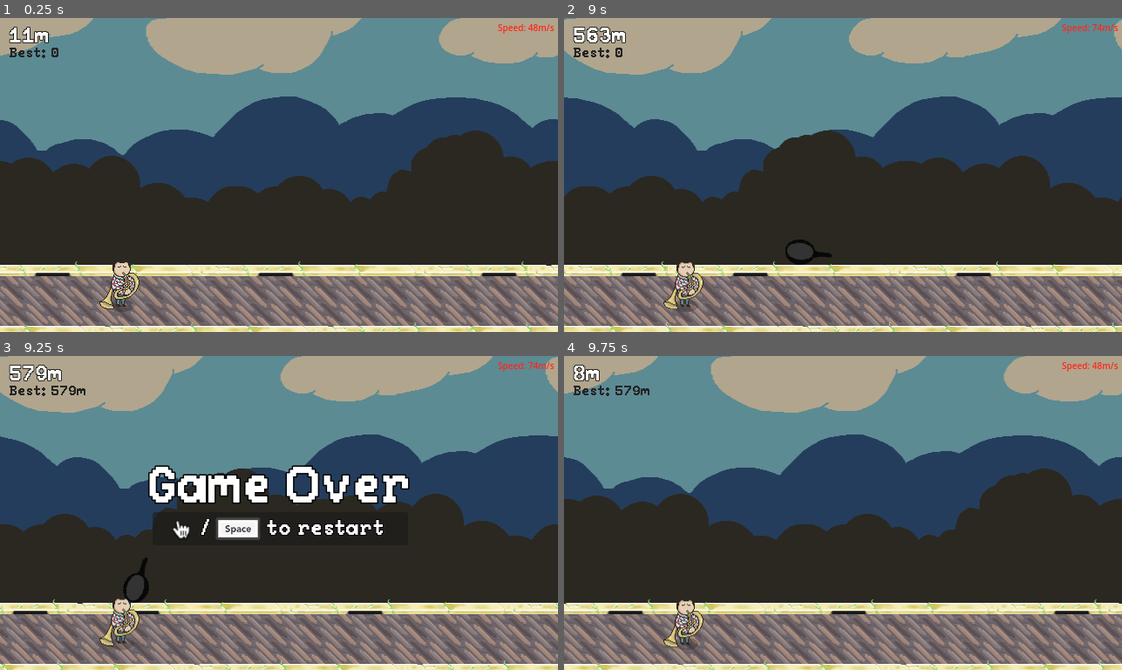
Above: before the commit, frames 1-4 (two rows, left to right).
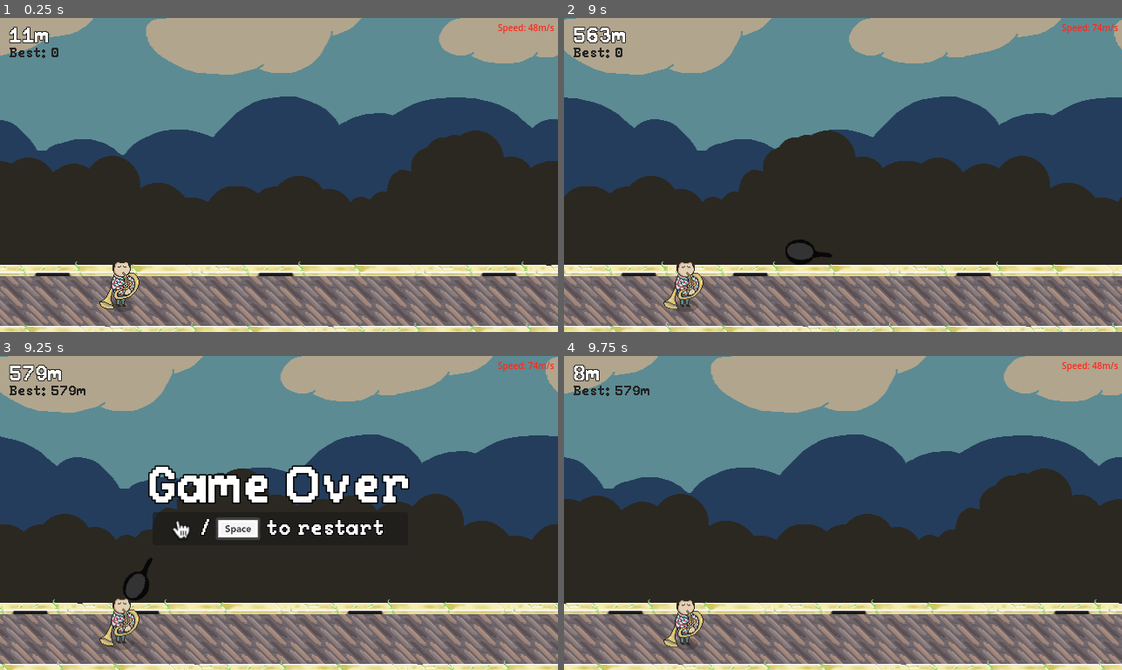
Above: after the commit, the same moments.

Repository: tiagonuneslx/the-sousaphone-guy
Game: Godot game, scene res://game.tscn
Two runs of this game, one before a commit and one after it. Both use one fixed random seed, a clock stepped at 60 frames per second and the inputs below.
Inputs (mouse positions are in pixels of both pictures, inside the frame that each line leads up to):
- Up to frame 1 (0.25 s): no input
- Up to frame 2 (9 s): move the mouse to (965, 159) at 0.52 s; tap Space (start) every 0.75 s from 0.6 to 8.85 s; click (965, 159) at 0.77 s; move the mouse to (731, 190) at 1.27 s; click (731, 190) at 1.52 s; move the mouse to (898, 105) at 2.02 s; move the mouse to (815, 237) at 2.77 s; click (815, 237) at 3.02 s; move the mouse to (1010, 222) at 3.52 s; click (1010, 222) at 3.77 s; move the mouse to (675, 127) at 4.27 s; click (675, 127) at 4.52 s; move the mouse to (870, 175) at 5.02 s; move the mouse to (759, 96) at 5.77 s; click (759, 96) at 6.02 s; move the mouse to (965, 159) at 6.52 s; click (965, 159) at 6.77 s; move the mouse to (731, 190) at 7.27 s; click (731, 190) at 7.52 s; move the mouse to (898, 105) at 8.02 s; move the mouse to (815, 237) at 8.77 s
- Up to frame 3 (9.25 s): click (251, 575) at 9.02 s
- Up to frame 4 (9.75 s): click (843, 528) at 9.5 s

Frames 1-2 are identical in both runs. In frame 3, 0.1% of the frame differs, in the area x 22-28%, y 64-79%; in frame 4, nothing differs.

Commit message:
Fixed ragdoll torque

Diff:
--- a/frying_pan_obstacle.gd
+++ b/frying_pan_obstacle.gd
@@ -1,8 +1,14 @@
 extends Node2D
 class_name FryingPanObstacle
 
+@onready var sprite: Sprite2D = $Sprite2D
+@onready var collision_shape: CollisionShape2D = $Hitbox/CollisionShape2D
+@onready var ragdoll_spawner: RagdollSpawner = $RagdollSpawner
 
 @export var base_speed := 260.0
+
+func _ready() -> void:
+	ragdoll_spawner.setup(sprite, collision_shape)
 
 
 func _process(delta: float) -> void:
--- a/frying_pan_obstacle.tscn
+++ b/frying_pan_obstacle.tscn
@@ -23,15 +23,8 @@
 
 [node name="RagdollSpawner" parent="." instance=ExtResource("5_h634x")]
 visible = false
-
-[node name="Sprite2D" type="Sprite2D" parent="RagdollSpawner"]
-position = Vector2(10, 0.5)
-texture = ExtResource("1_swpmt")
-
-[node name="CollisionShape2D" type="CollisionShape2D" parent="RagdollSpawner"]
-rotation = 1.5707964
-shape = SubResource("CapsuleShape2D_h634x")
-debug_color = Color(0.86512977, 0.3169942, 0.43462604, 0.41960785)
+inertia = 200.0
+mass = 5.0
 
 [node name="Shadow" parent="." instance=ExtResource("6_oxs2h")]
 
--- a/ragdoll_spawner.gd
+++ b/ragdoll_spawner.gd
@@ -1,15 +1,28 @@
 extends Node2D
+class_name RagdollSpawner
 
-@onready var sprite: Sprite2D = $Sprite2D
-@onready var collision_shape: CollisionShape2D = $CollisionShape2D
+@export_custom(PROPERTY_HINT_NONE, "suffix:kg")
+var inertia: float = 0.0
+@export_custom(PROPERTY_HINT_NONE, "suffix:kg")
+var mass: float = 1.0
+
+var sprite: Sprite2D = null
+var collision_shape: CollisionShape2D = null
+
+
+func setup(p_sprite: Sprite2D, p_collision_shape: CollisionShape2D) -> void:
+	sprite = p_sprite
+	collision_shape = p_collision_shape
 
 
 func spawn_ragdoll() -> void:
+	print_debug(get_parent().name + ".spawn_ragdoll()")
 	var container: Node2D = Global.get_game().obstacle_spawner.obstacles_container
-	print_debug(get_parent().name + ".spawn_ragdoll()")
 	var ragdoll = RigidBody2D.new()
 	ragdoll.collision_layer = 0
 	ragdoll.collision_mask = 0
+	ragdoll.inertia = inertia
+	ragdoll.mass = mass
 	ragdoll.set_collision_mask_value(1, true)
 	ragdoll.global_position = get_parent().global_position
 	ragdoll.z_index = get_parent().z_index
@@ -19,6 +32,6 @@
 	ragdoll.add_child(sprite.duplicate())
 	ragdoll.add_child(collision_shape.duplicate())
 	(func(): container.add_child(ragdoll)).call_deferred()
-	var impulse_direction = Vector2.from_angle(-PI / 4)
-	var impulse_vector = impulse_direction * 200
-	ragdoll.apply_impulse(impulse_vector)
+	var impulse_direction = Vector2.from_angle(-PI / 3)
+	var impulse_vector = impulse_direction * 300
+	ragdoll.apply_impulse(impulse_vector, Vector2(-8, 0))
